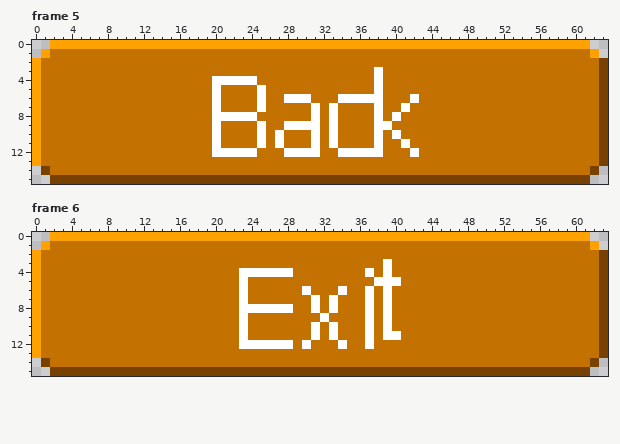
Pixel-art file, stored at MiniShipDelivery/Content/Interface/MainMenuButtons.aseprite. That is the earlier state.
64x16 pixels, 6 frames. Shown: frame 5, frame 6. The commit also changed other frames, which this record leaves out.
And afterwards:
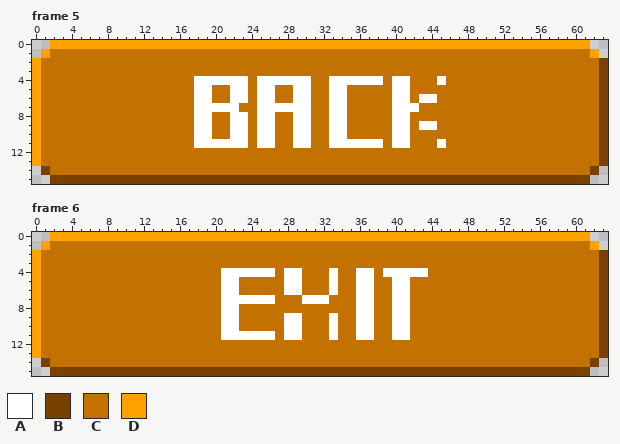
Palette (. is transparent): A #ffffff  B #794100  C #c37100  D #ffa200
Difference:
layer "Text" now hidden
layer "Text 2" added
Frame 5:
The author changed colour C to colour A in row 4 at x 18 to 19, 25 to 30, 33 to 37, 40 to 41 and 45; in row 5 at x 18 to 19, 22 to 23, 26, 29 to 30, 33 to 34 and 40 to 41; in row 6 at x 18 to 19, 22 to 23, 26, 33, 40 to 41 and 43 to 44; in row 7 at x 18 to 19, 21 to 22, 26 to 30, 34, 40 and 42; in row 8 at x 18 to 19, 25 to 26, 29 to 30, 34 and 41; in row 9 at x 18 to 19, 22 to 23, 26, 34, 40 to 41 and 43 to 44.
The author changed colour C to colour A in row 10 at x 18 to 19, 22 to 23, 26, 29 to 30, 34 and 41; in row 11 at x 18 to 19, 21 to 23, 26, 29 to 30, 34 to 37, 40 and 45.
The author changed colour A to colour C in row 3 at x 38; in row 4 at x 24; in row 5 at x 20 and 38; in row 6 at x 20, 28, 35 to 38 and 42; in row 7 at x 31 and 38; in row 8 at x 20 to 21, 24, 31 and 38.
The author changed colour A to colour C in row 9 at x 20, 28, 31 and 38 to 39; in row 10 at x 20, 27, 31 and 38; in row 11 at x 27 and 31; in row 12 at x 20 to 24, 28 to 31, 34 to 38 and 42.
Frame 6:
The author changed colour C to colour A in row 4 at x 21 to 22, 29, 33, 36 and 40 to 43; in row 5 at x 21 to 22, 28 to 29, 33, 36 to 37 and 41; in row 6 at x 21 to 22, 28 to 29, 33, 36 and 40 to 41; in row 7 at x 21 to 22, 24 to 26, 30, 32, 36 and 40 to 41; in row 8 at x 21 to 22, 36 and 40 to 41; in row 9 at x 21 to 22, 28 to 29, 33, 36 and 40 to 41.
The author changed colour C to colour A in row 10 at x 21 to 22, 28 to 29, 36 and 40 to 41; in row 11 at x 21 to 22, 24 to 26, 28 to 29, 36 and 41.
The author changed colour A to colour C in row 3 at x 39; in row 4 at x 27; in row 5 at x 23 and 38 to 39; in row 6 at x 23, 30, 34 and 39; in row 7 at x 33 and 39; in row 8 at x 23 to 28, 31, 33 and 39.
The author changed colour A to colour C in row 9 at x 23, 32 and 39; in row 10 at x 23, 31 and 39; in row 11 at x 31 and 39; in row 12 at x 23 to 28, 30, 34 and 37.
